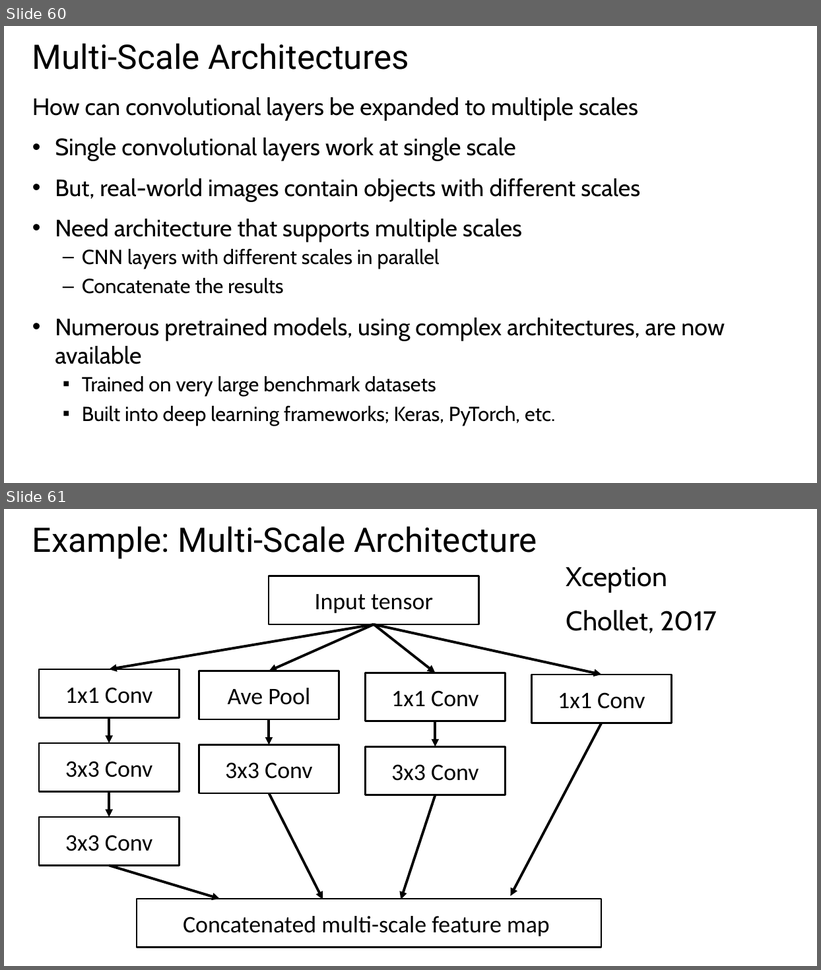
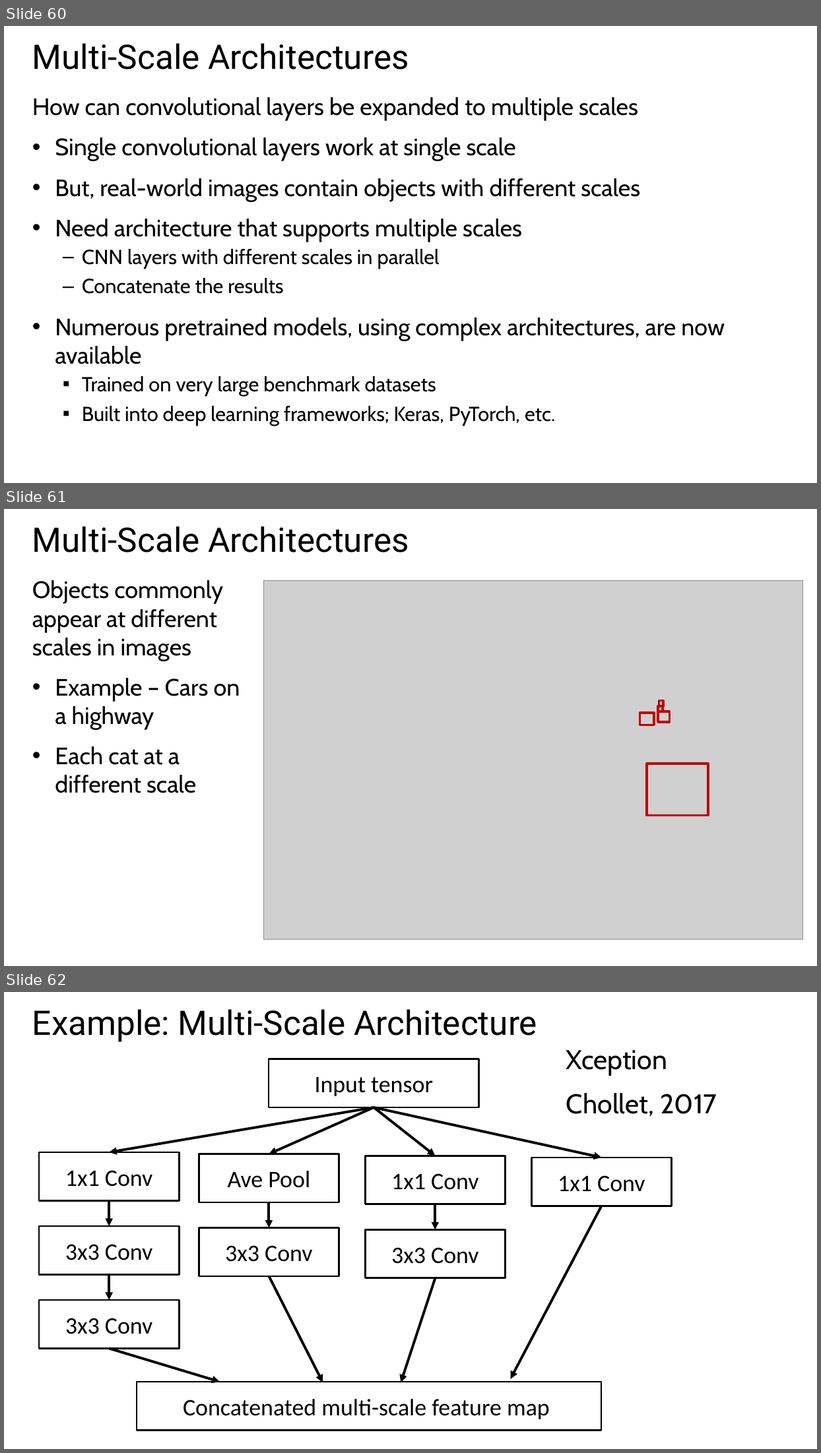
Before and after one commit to StephenElston/MachineLearning530, a slide deck: Lesson2/2_ConvolutionalNNs.pptx. Shown one above the other, each under a label of ours: slides 60 and 61 before the commit, slides 60, 61 and 62 after it. The pictures are 821x970 and 821x1453 pixels, drawn with LibreOffice and Linux fonts; fonts in the diff are those of the drawing; grey boxes stand for pictures. Boxes give left, top, right and bottom in pixels: in the first picture for what was removed or moved away, otherwise in the second. Text is boxed around its words. In the diff, an @@ line names an element or a change of style, - is before the commit and + after.

Commit message:
Added scale slide

```diff
--- a/Lesson2/2_ConvolutionalNNs.pptx
+++ b/Lesson2/2_ConvolutionalNNs.pptx
@@ slide 61 added at (4, 509, 817, 966), background #FFFFFF @@
@@ title added at (32, 526, 409, 553), 40 pt, text #000000 @@
+Multi-Scale Architectures
@@ text added at (32, 580, 240, 793), 28 pt, text #000000 @@
+Objects commonly appear at different scales in images
+• Example – Cars on a highway
+• Each cat at a different scale
@@ picture added at (264, 580, 803, 940) @@
@@ rectangle added at (658, 706, 662, 712), outline #C00000 2.75 pt @@
@@ rectangle added at (659, 700, 663, 706), outline #C00000 2.75 pt @@
@@ rectangle added at (640, 714, 654, 725), outline #C00000 2.75 pt @@
@@ rectangle added at (658, 712, 669, 722), outline #C00000 2.75 pt @@
@@ rectangle added at (647, 764, 708, 816), outline #C00000 2.75 pt @@
@@ what was slide 61 is now slide 62 @@
```
